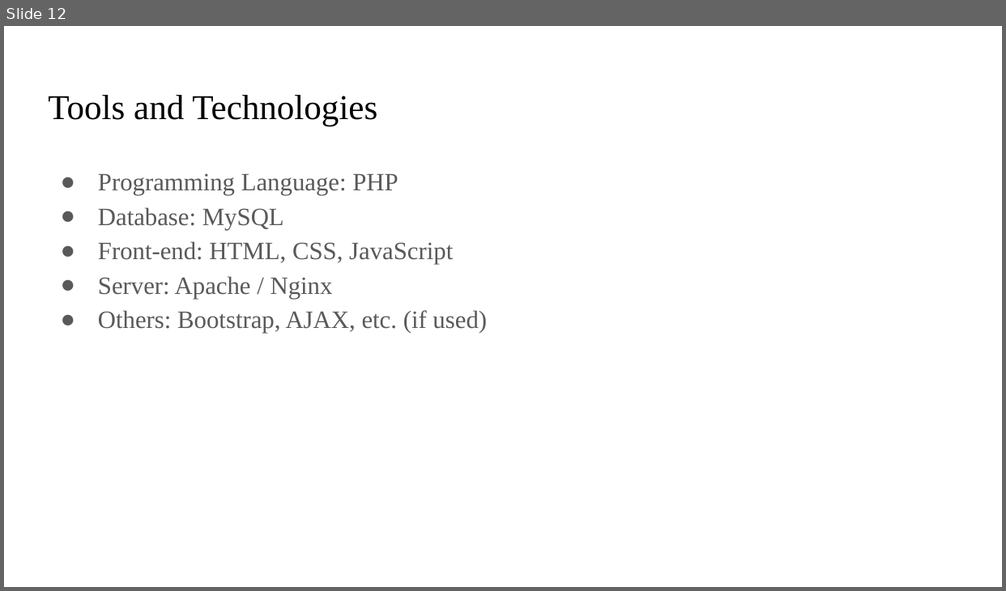
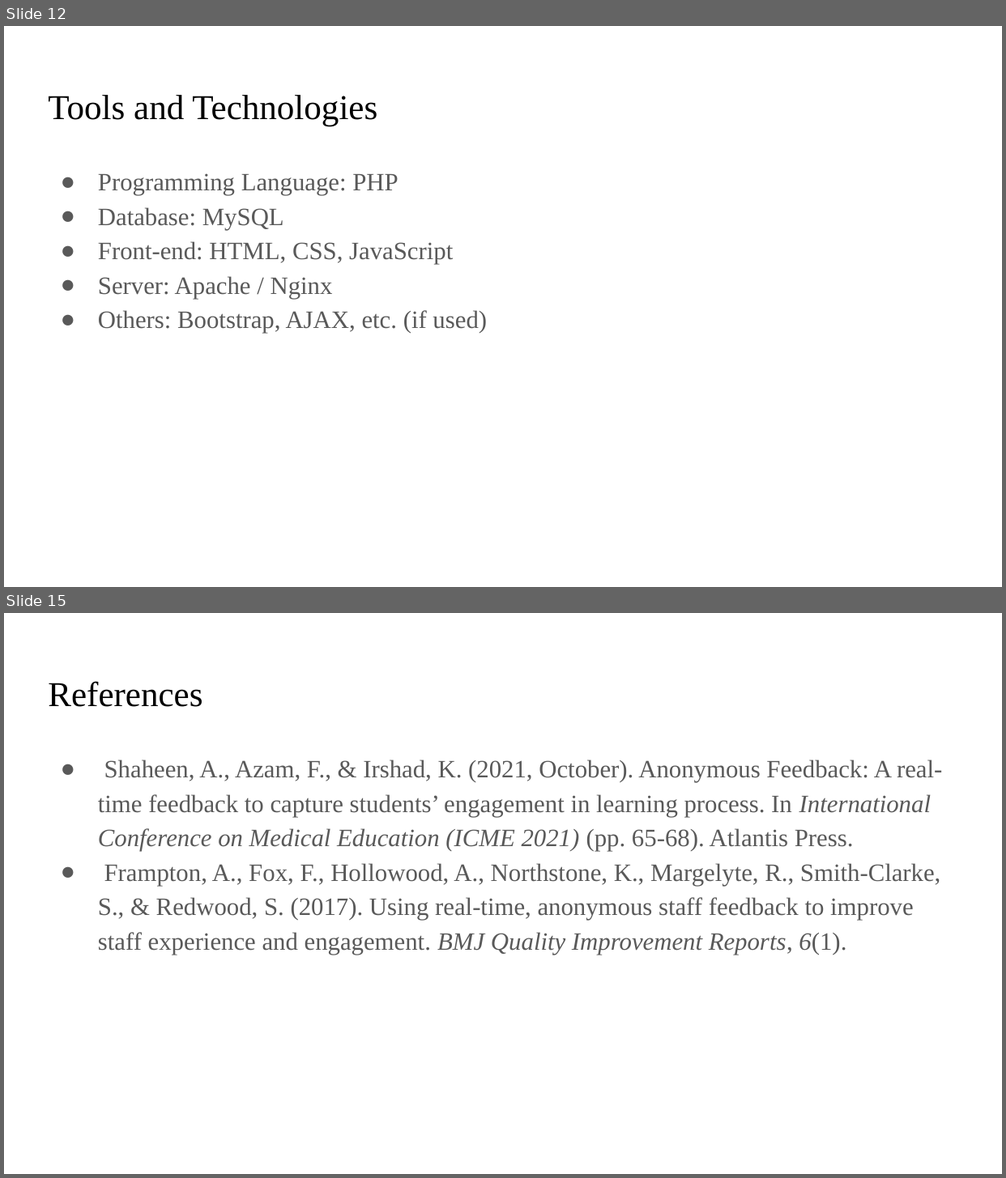
Before and after one commit to Lumineskz/AnonFeedbackWall, a slide deck: Presentations/Proposal Format.pptx. Shown one above the other, each under a label of ours: slide 12 before the commit, slides 12 and 15 after it; the slides between them are not shown. The pictures are 1006x591 and 1006x1178 pixels, drawn with LibreOffice and Linux fonts; fonts in the diff are those of the drawing. Boxes give left, top, right and bottom in pixels: in the first picture for what was removed or moved away, otherwise in the second. Text is boxed around its words. In the diff, an @@ line names an element or a change of style, - is before the commit and + after.

Commit message:
Presentation completed

```diff
--- a/Presentations/Proposal Format.pptx
+++ b/Presentations/Proposal Format.pptx
@@ slide 15 added at bbox=[4, 613, 1002, 1174], background #FFFFFF @@
@@ title added at bbox=[48, 681, 202, 707], 25.2 pt, text #000000 @@
+References
@@ text added at bbox=[98, 760, 942, 955], 18 pt, text #595959 @@
+● Shaheen, A., Azam, F., & Irshad, K. (2021, October). Anonymous Feedback: A real-time feedback to capture students’ engagement in learning process. In International Conference on Medical Education (ICME 2021) (pp. 65-68). Atlantis Press.
+● Frampton, A., Fox, F., Hollowood, A., Northstone, K., Margelyte, R., Smith-Clarke, S., & Redwood, S. (2017). Using real-time, anonymous staff feedback to improve staff experience and engagement. BMJ Quality Improvement Reports, 6(1).
```
Also in this commit, not shown: 2 slides changed, 1 other slide added, 1 slide removed, 3 other files.
